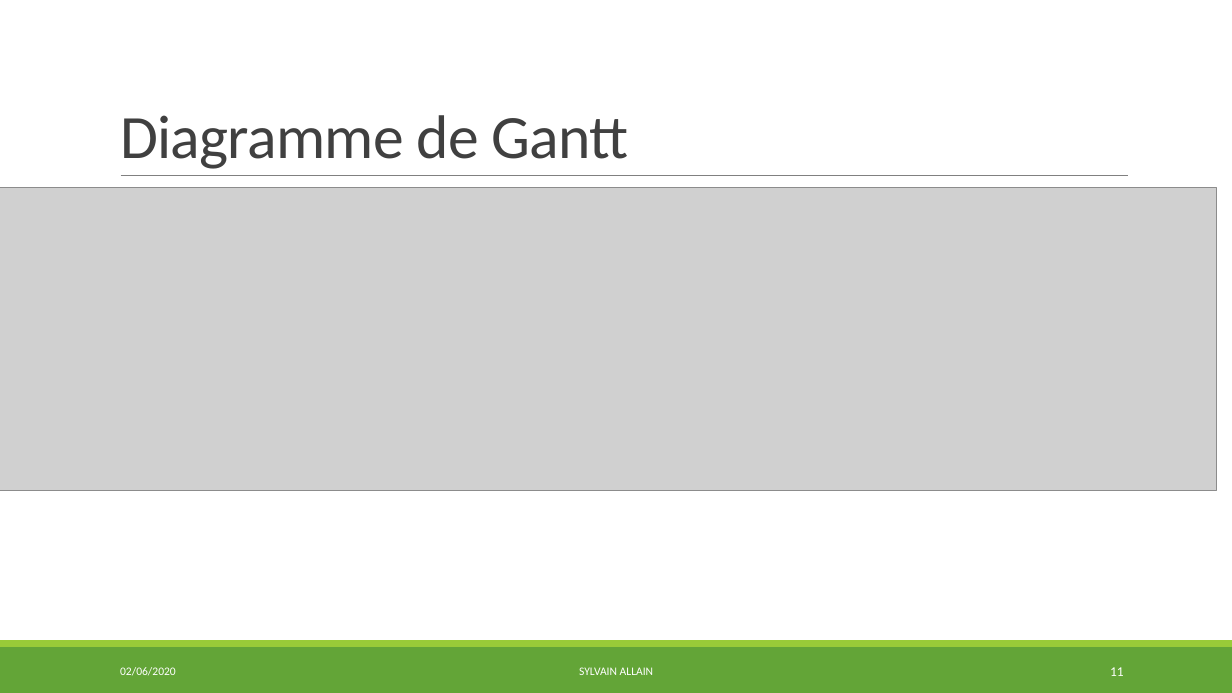
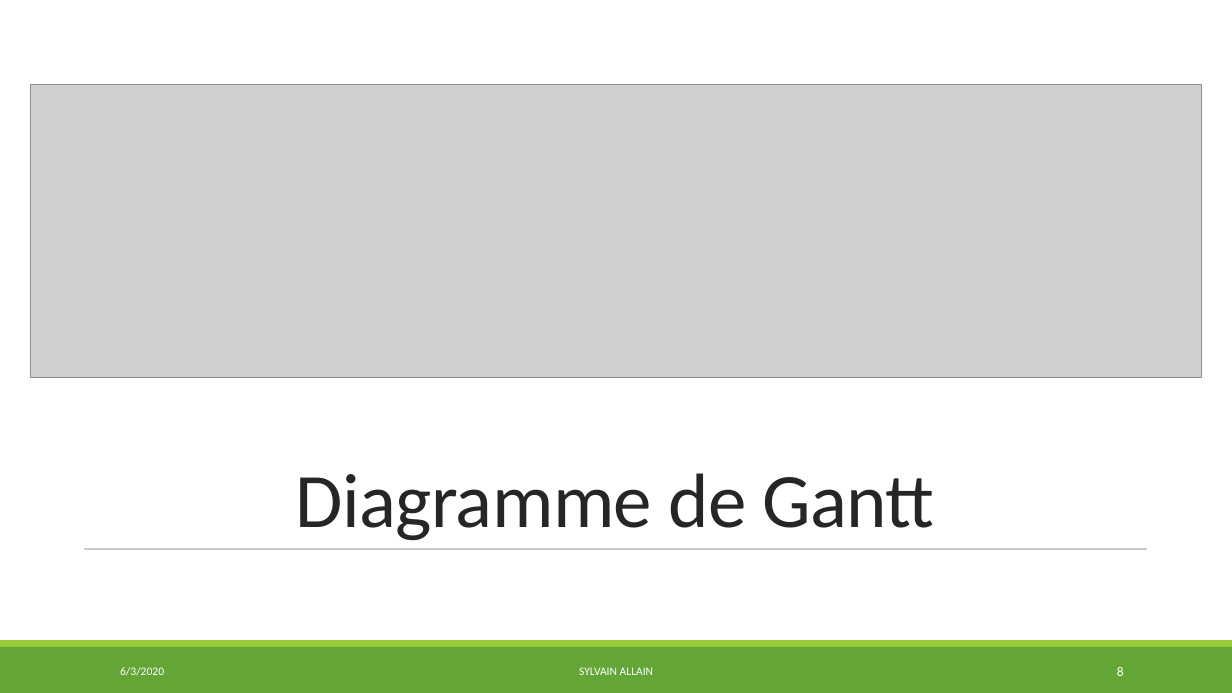
Before and after one commit to S2LF/ProjetPro, a slide deck: slide 8 of ProjetTof’Box.pptx (slide 11 before the commit). Drawn at 1232x693 pixels with LibreOffice and Linux fonts; fonts in the diff are those of the drawing; grey boxes stand for pictures. Boxes give left, top, right and bottom in pixels: in the first picture for what was removed or moved away, otherwise in the second. Text is boxed around its words. In the diff, an @@ line names an element or a change of style, - is before the commit and + after.

```diff
--- a/ProjetTof’Box.pptx
+++ b/ProjetTof’Box.pptx
@@ rectangle added at (0,0,1232,640), fill #FFFFFF @@
@@ picture: place and size @@
-picture at (0,188,1216,491)
+picture at (30,85,1202,378)
@@ line removed from (121, 176) to (1128, 176) @@
@@ title "Diagramme de Gantt": place and size @@
-title "Diagramme de Gantt" at (120,115,629,169)
+title "Diagramme de Gantt" at (296,473,935,541)
@@ title "Diagramme de Gantt" at (296,473,935,541): size 48 to 60 pt, text colour #404040 to #262626; alignment left to centre @@
@@ line added from (84, 549) to (1147, 549), #455F51 0.5 pt @@
@@ rectangle removed at (0,647,1232,693) @@
@@ rectangle added at (0,647,1232,693), fill #63A537 @@
@@ text at (120,667,164,676): text changed @@
-02/06/2020
+6/3/2020
@@ page number at (1117,667,1124,676): text changed @@
-11
+8
```
Also in this commit, not shown: 15 other slides changed, 14 slides added, 1 other file.
